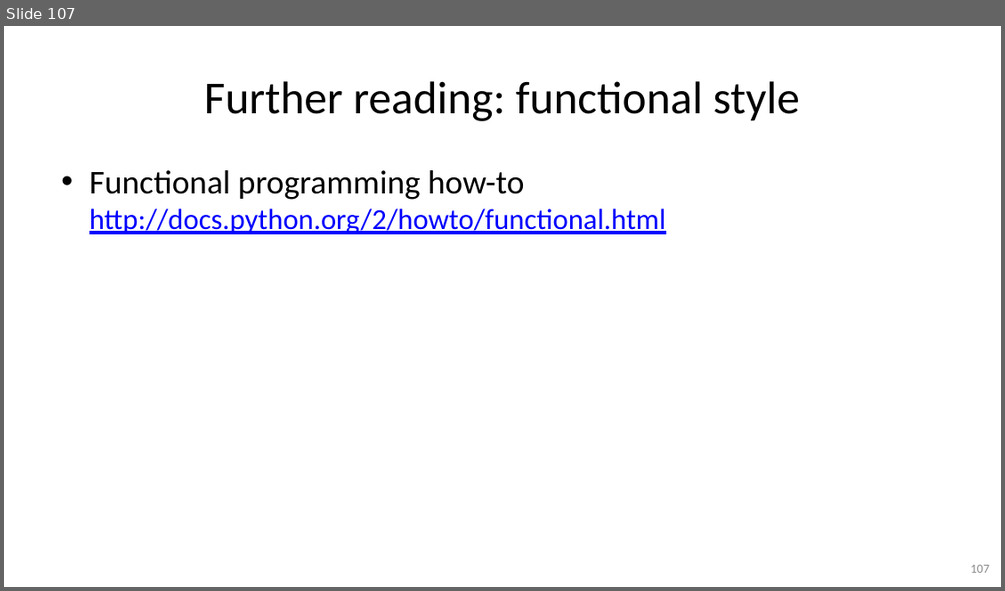
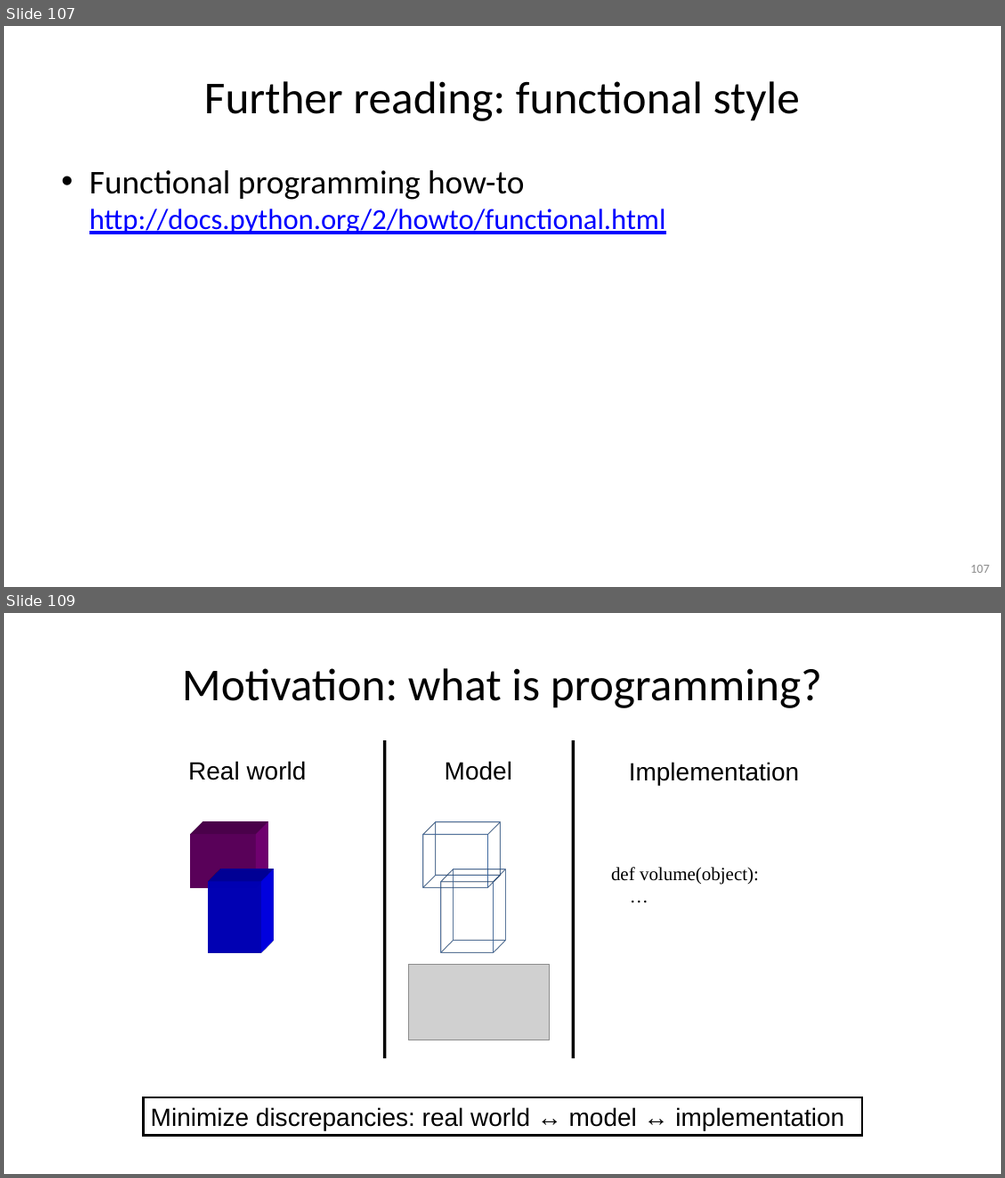
Before and after one commit to gjbex/Python-for-programmers, a slide deck: python_for_programmers.pptx. Shown one above the other, each under a label of ours: slide 107 before the commit, slides 107 and 109 after it; the slides between them are not shown. The pictures are 1005x591 and 1005x1178 pixels, drawn with LibreOffice and Linux fonts; fonts in the diff are those of the drawing; grey boxes stand for pictures. Boxes give left, top, right and bottom in pixels: in the first picture for what was removed or moved away, otherwise in the second. Text is boxed around its words. In the diff, an @@ line names an element or a change of style, - is before the commit and + after.

```diff
--- a/python_for_programmers.pptx
+++ b/python_for_programmers.pptx
@@ slide 109 added at [4,613,1001,1174], background #FFFFFF @@
@@ title added at [182,668,822,708], 44 pt, text #000000 @@
+Motivation: what is programming?
@@ group added at [385,740,550,1058]: 2 rectangles, 1 picture, 1 text, 1 line @@
+Model
@@ line added from (573, 740) to (573, 1058), #000000 3 pt @@
@@ text added at [188,761,307,780], 24 pt, text #000000 @@
+Real world
@@ text added at [629,762,799,785], 24 pt, text #000000 @@
+Implementation
@@ rectangle added at [190,835,255,887], fill #800080 @@
@@ text added at [611,867,759,884], 18 pt, text #000000 @@
+def volume(object):
+…
@@ rectangle added at [208,882,261,952], fill #0000FF @@
@@ rectangle added at [143,1097,862,1135], outline #000000 2 pt, 24 pt, text #000000 @@
+Minimize discrepancies: real world ↔ model ↔ implementation
```
Also in this commit, not shown: 15 other slides added.
